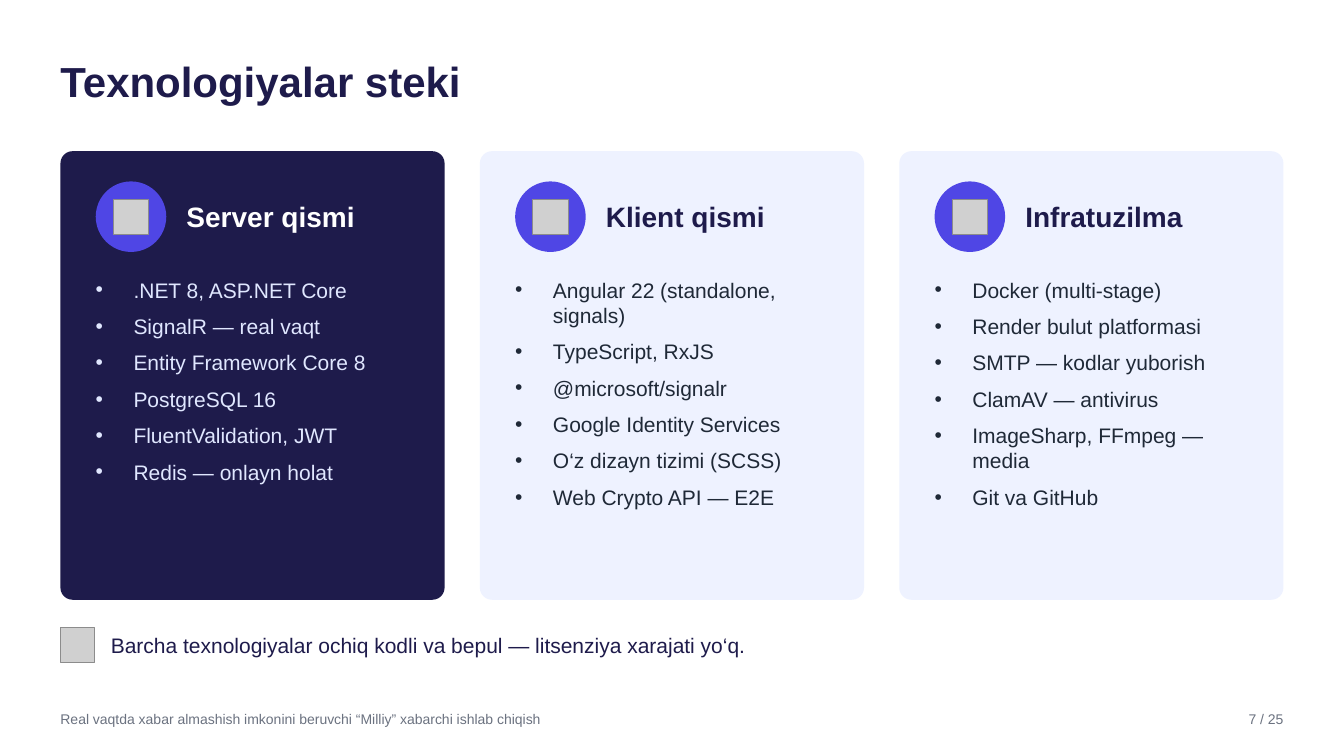
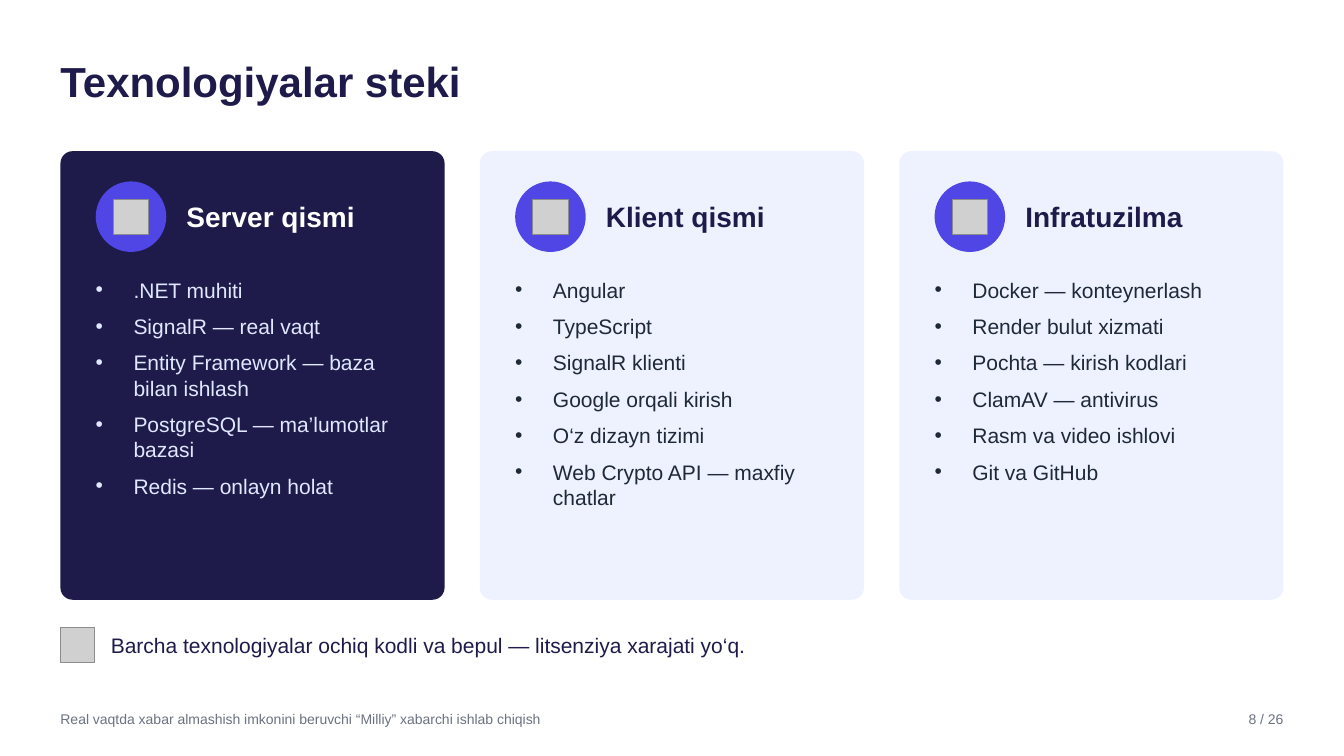
Before and after one commit to SardorSohinazarov/diplom-ish, a slide deck: slide 8 of diplom/Taqdimot_Sohinazarov_Sardor.pptx (slide 7 before the commit). Drawn at 1344x756 pixels with LibreOffice and Linux fonts; fonts in the diff are those of the drawing; grey boxes stand for pictures. Boxes give left, top, right and bottom in pixels: in the first picture for what was removed or moved away, otherwise in the second. Text is boxed around its words. In the diff, an @@ line names an element or a change of style, - is before the commit and + after.

```diff
--- a/diplom/Taqdimot_Sohinazarov_Sardor.pptx
+++ b/diplom/Taqdimot_Sohinazarov_Sardor.pptx
@@ text at box(134, 282, 243, 298): text changed @@
-• .NET 8, ASP.NET Core
+• .NET muhiti
@@ text at box(553, 282, 795, 505): text changed @@
-• Angular 22 (standalone, signals)
-• TypeScript, RxJS
-• @microsoft/signalr
-• Google Identity Services
-• O‘z dizayn tizimi (SCSS)
-• Web Crypto API — E2E
+• Angular
+• TypeScript
+• SignalR klienti
+• Google orqali kirish
+• O‘z dizayn tizimi
+• Web Crypto API — maxfiy chatlar
@@ text at box(972, 282, 1202, 370): text changed @@
-• Docker (multi-stage)
-• Render bulut platformasi
-• SMTP — kodlar yuborish
+• Docker — konteynerlash
+• Render bulut xizmati
+• Pochta — kirish kodlari
@@ text at box(134, 354, 388, 457): text changed @@
-• Entity Framework Core 8
-• PostgreSQL 16
-• FluentValidation, JWT
+• Entity Framework — baza bilan ishlash
+• PostgreSQL — ma’lumotlar bazasi
@@ text at box(972, 427, 1175, 443): text changed @@
-• ImageSharp, FFmpeg — media
+• Rasm va video ishlovi
@@ text at box(1249, 714, 1284, 724): text changed @@
-7 / 25
+8 / 26
```
Also in this commit, not shown: 22 other slides changed, 1 slide added, 20 other files.
